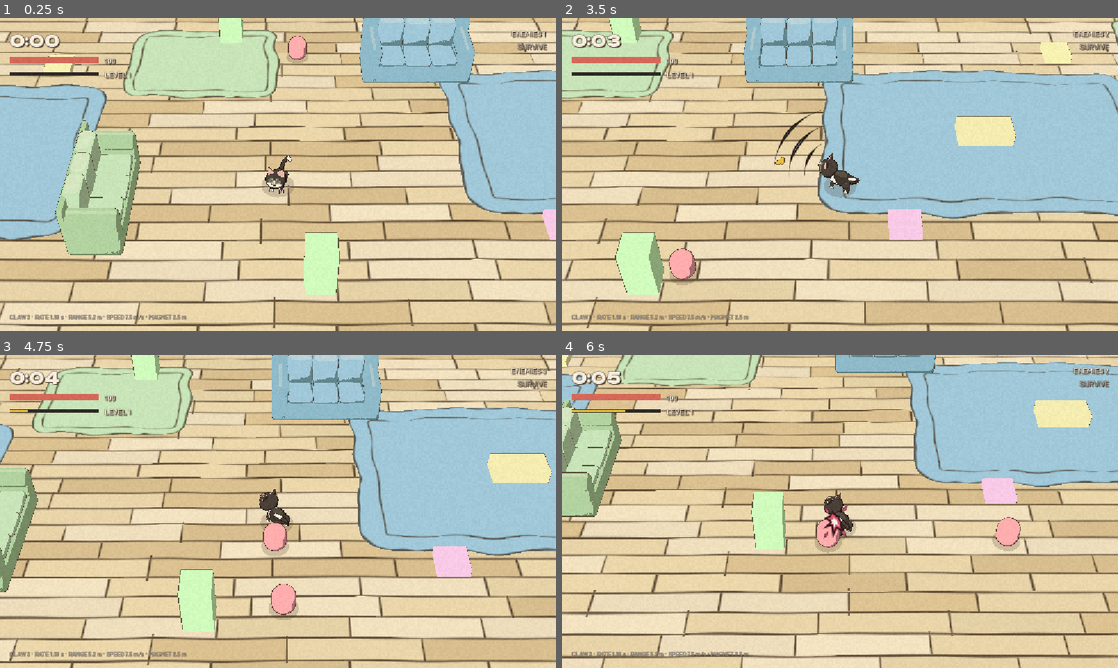
Above: before the commit, frames 1-4 (two rows, left to right).
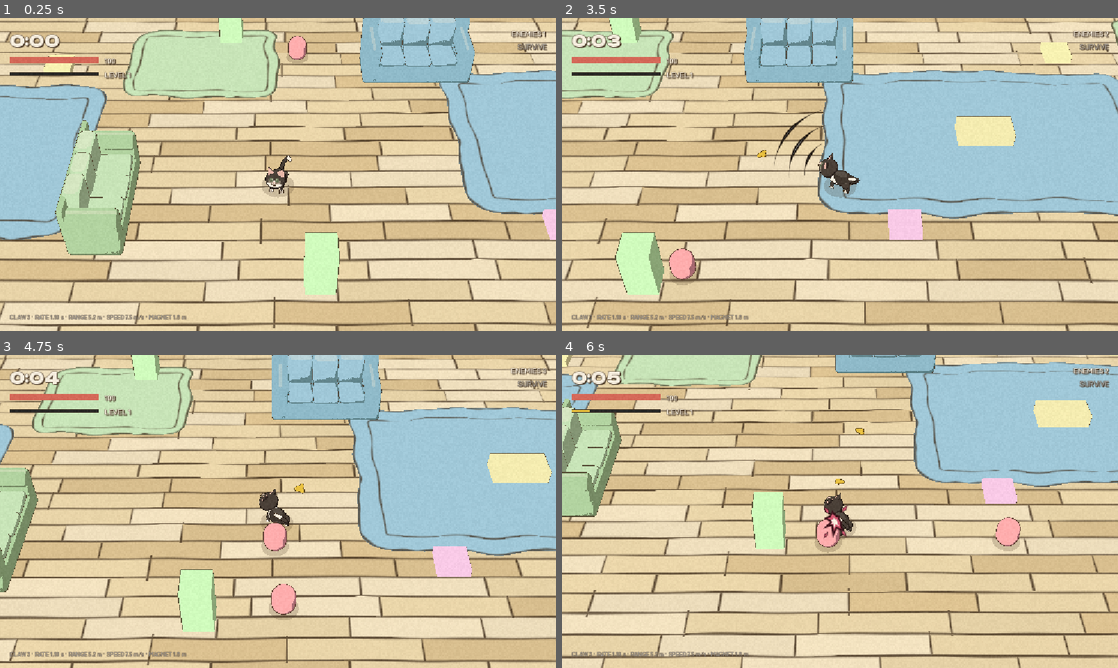
Above: after the commit, the same moments.

Repository: piiieeere/zeucozy
Game: Godot game, scene res://scenes/main.tscn
Same seed, same stepped clock (60 frames per second), same inputs: the game is played once before the commit and once after it.
Inputs (mouse positions are in pixels of both pictures, inside the frame that each line leads up to):
- Up to frame 1 (0.25 s): no input
- Up to frame 2 (3.5 s): tap Enter at 0.5 s; move the mouse to (962, 158) at 0.52 s; hold D (move_right) 0.53-1.25 s; tap O at 0.6 s; click (962, 158) at 0.67 s; drag from (728, 190) to (812, 237) at 1.27 s; move the mouse to (895, 105) at 2.02 s; hold D (move_right) 2.03-2.75 s; tap R at 2.1 s; drag from (812, 237) to (673, 127) at 2.77 s
- Up to frame 3 (4.75 s): move the mouse to (444, 558) at 3.52 s; hold A (move_left) 3.53-4.25 s; tap 2 at 3.6 s; drag from (111, 464) to (194, 433) at 4.27 s
- Up to frame 4 (6 s): move the mouse to (867, 511) at 5.02 s; hold S (move_down) 5.03-5.75 s; tap 4 at 5.1 s; click (867, 511) at 5.17 s; drag from (756, 433) to (728, 527) at 5.77 s

The runs differ from the first frame. In frame 1, less than 0.1% of the frame differs, in the area x 31-33%, y 94-97%; in frame 2, less than 0.1%; in frame 3, less than 0.1%; in frame 4, 0.1%, in the area x 5-55%, y 17-97%.

Commit message:
fix: Update pickup radius and magnet mechanics for player interactions

Diff:
--- a/scenes/player.tscn
+++ b/scenes/player.tscn
@@ -18,7 +18,7 @@
 radius = 0.8
 
 [sub_resource type="SphereShape3D" id="SphereShape3D_pickup"]
-radius = 2.5
+radius = 0.7
 
 [node name="Player" type="CharacterBody3D"]
 collision_layer = 1
--- a/scenes/xp_orb.tscn
+++ b/scenes/xp_orb.tscn
@@ -3,7 +3,7 @@
 [ext_resource type="Script" path="res://scripts/xp_orb.gd" id="1_f3w1s"]
 
 [sub_resource type="SphereShape3D" id="SphereShape3D_1"]
-radius = 0.45
+radius = 0.3
 
 [node name="XpOrb" type="Area3D"]
 collision_layer = 128
--- a/scripts/player.gd
+++ b/scripts/player.gd
@@ -106,7 +106,30 @@
 @export var projectile_speed: float = 17.5
 @export var projectile_range: float = 10.0
 
-@export var pickup_radius: float = 2.5
+## L'AIMANT : de quelle distance une croquette vient d'elle-meme vers le chat.
+## C'est ce que l'ATH appelle deja "AIMANT", et ce que le passif du meme nom
+## fait monter (3,35 / 4,20 / 5,05 m).
+##
+## ⚠️ CE CHIFFRE NE VOULAIT RIEN DIRE AVANT LE 2026-08-19, et rien ne le
+## signalait. La croquette portait son PROPRE rayon d'aimantation, une constante
+## a 5,0 m — au-dessus des trois paliers du passif. La distance de ramasse reelle
+## etait donc 5 m du debut a la fin d'une run : le chat aspirait tout ce qui
+## passait sans avoir a s'en approcher, et prendre le passif ne changeait
+## strictement rien avant son T3. Le stat est desormais la SEULE source, lue par
+## `xp_orb` a chaque frame.
+##
+## 1,8 m au depart (2026-08-19, demande directe : *la croquette doit se meriter*).
+## Le chat mesure ~1 m de large : il doit franchir a peu prou une longueur de
+## chat vers la croquette pour la declencher. Les paliers, eux, n'ont pas bouge —
+## et le T3 (5,05) redonne exactement l'aspirateur d'avant, cette fois comme une
+## RECOMPENSE et non comme reglage par defaut.
+##
+## ⚠️ La sphere de `PickupArea` ne SUIT PLUS ce chiffre : elle est figee a 0,7 m
+## dans `player.tscn`. C'est le CORPS du chat — la zone qu'il balaie en marchant
+## dessus — et un corps ne grossit pas quand l'aimant porte plus loin. Tant que
+## les deux grandissaient ensemble, la plus grande des deux gagnait toujours et
+## l'autre ne servait a rien ; c'est ce qui rendait l'aimant invisible.
+@export var pickup_radius: float = 1.8
 
 ## Vitesse de rotation du modele vers la direction VISEE. Le chat ne claque
 ## pas d'un cap a l'autre, il tourne — d'autant plus necessaire depuis que la
@@ -122,7 +145,6 @@
 @export var hit_offset: float = 0.55
 
 @onready var model: CelModel = $Model
-@onready var pickup_collision: CollisionShape3D = $PickupArea/CollisionShape3D
 
 var health: int
 var level := 1
@@ -254,7 +276,6 @@
 			skills.take(definition["id"])
 
 	CelStyle.apply_contact_shadow($Shadow)
-	_sync_pickup_radius()
 	_apply_aim_lock()
 	_apply_skill_preview()
 	_emit_all_state()
@@ -597,7 +618,6 @@
 	damage_reduction = clampf(float(values.get("damage_reduction", 0.0)), 0.0, 0.9)
 
 	health = mini(health, max_health)
-	_sync_pickup_radius()
 
 
 func build_stats_text() -> String:
@@ -751,13 +771,6 @@
 	game.spawn_projectile(origin, direction, projectile_damage, projectile_speed, projectile_range)
 
 
-func _sync_pickup_radius() -> void:
-	var sphere := pickup_collision.shape as SphereShape3D
-
-	if sphere != null:
-		sphere.radius = pickup_radius
-
-
 func _emit_all_state() -> void:
 	health_changed.emit(health, max_health)
 	xp_changed.emit(current_xp, xp_to_next, level)
--- a/scripts/xp_orb.gd
+++ b/scripts/xp_orb.gd
@@ -11,7 +11,7 @@
 const CelProp := preload("res://scripts/systems/cel_prop.gd")
 
 ## Le trefle a 3 lobes, modelise le 2026-08-19 (`tools/build_kibble.py`).
-## 240 tris, 122 sommets — §11 : "Pickups, projectiles | minimal". Avant, c'etait
+## 300 tris, 152 sommets — §11 : "Pickups, projectiles | minimal". Avant, c'etait
 ## un cube de 12 tris ; le budget geometrie n'est donc pas ce qui a change, c'est
 ## qu'une croquette se lit desormais comme une croquette.
 const MODEL := "res://assets/models/xp_croquette.glb"
@@ -19,7 +19,6 @@
 
 @export var xp_value: int = 1
 @export var attraction_speed: float = 7.0
-@export var magnet_radius: float = 5.0
 
 @export var hover_height: float = 0.35
 @export var hover_amplitude: float = 0.08
@@ -76,8 +75,23 @@
 	to_player.y = 0.0
 	var distance := to_player.length()
 
-	if distance <= magnet_radius:
-		var pull_speed := attraction_speed * (1.0 + (magnet_radius - distance) / 3.0)
+	# ⚠️ LE RAYON VIENT DU CHAT, pas d'ici — corrige le 2026-08-19.
+	#
+	# La croquette portait un `magnet_radius` a elle, constante a 5,0 m. Il
+	# etait AU-DESSUS des trois paliers du passif `pickup_radius`
+	# (3,35 / 4,20 / 5,05) : la distance de ramasse reelle valait donc 5 m du
+	# debut a la fin d'une run, le chat aspirait tout ce qui passait sans avoir
+	# a s'en approcher, et prendre le passif ne changeait rien avant son T3.
+	# Un chiffre de gameplay porte a deux endroits, c'est le plus fort qui
+	# gagne — et ce n'est jamais celui qu'on regle.
+	#
+	# Relu a chaque frame et non capture au `setup()` : une croquette deja au
+	# sol quand le joueur prend l'aimant doit se mettre a venir, sinon la moitie
+	# de l'ecran garde l'ancienne portee.
+	var magnet := player.pickup_radius
+
+	if distance <= magnet:
+		var pull_speed := attraction_speed * (1.0 + (magnet - distance) / 3.0)
 		global_position = global_position.move_toward(
 			global_position + to_player, pull_speed * delta
 		)
Not shown, changed: CLAUDE.md
